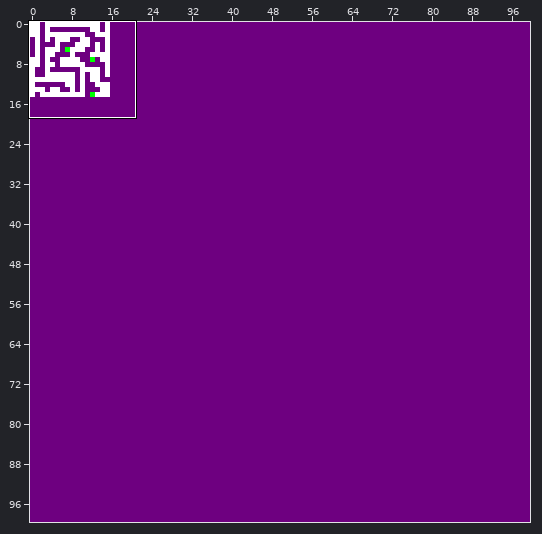
Tiled map -- raw-assets/tilemaps/main.tmx. The first picture is a wide view before the edit; the outline marks the close-up.
Close-up. First the earlier version:
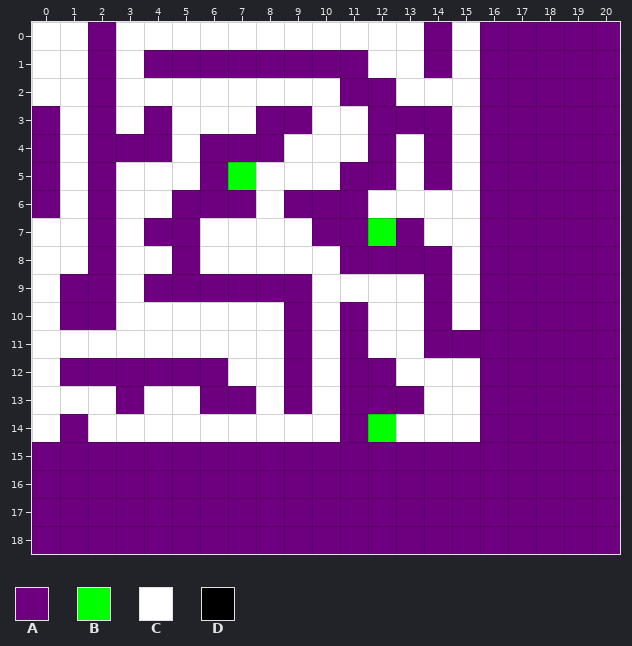
Cells are 32x32 px. Shown: x 0..20, y 0..18. The commit also changed other parts of the map, which this record leaves out.
Key: from "collision": A 1; from "switches": B 1; from "terrain": C 0, D 1.
_ is an empty cell, # one hidden under a higher layer.
Layer "terrain" before, first column x 0:
 0 CCDCCCCCCCCCCCD#DDDDD
 1 CCDCDDDDDDDDCCDCDDDDD
 2 CCDCCCCCCCCDDCCCDDDDD
 3 DCD_DCCCDDCCDDDCDDDDD
 4 DCDDDCDDDCCCDCDCDDDDD
 5 DCDCCCD#CCCDDCDCDDDDD
 6 DCDCCDDDCDDDCCCCDDDDD
 7 CCDCDDCCCCDD#DCCDDDDD
 8 CCDCCDCCCCCDDDDCDDDDD
 9 CDDCDDDDDDCCCCDCDDDDD
10 CDDCCCCCCDCDCCDCDDDDD
11 CCCCCCCCCDCDCCDDDDDDD
12 CDDDDDDCCDCDDCCCDDDDD
13 CCCDCCDDCDCDDDCCDDDDD
14 CDCCCCCCCCCD#CCCDDDDD
15 DDDDDDDDDDDDDDDDDDDDD
16 DDDDDDDDDDDDDDDDDDDDD
17 DDDDDDDDDDDDDDDDDDDDD
18 DDDDDDDDDDDDDDDDDDDDD
Layer "collision" before, first column x 0:
 0 __A___________A_AAAAA
 1 __A_AAAAAAAA__A_AAAAA
 2 __A________AA___AAAAA
 3 A_A_A___AA__AAA_AAAAA
 4 A_AAA_AAA___A_A_AAAAA
 5 A_A___A____AA_A_AAAAA
 6 A_A__AAA_AAA____AAAAA
 7 __A_AA____AA_A__AAAAA
 8 __A__A_____AAAA_AAAAA
 9 _AA_AAAAAA____A_AAAAA
10 _AA______A_A__A_AAAAA
11 _________A_A__AAAAAAA
12 _AAAAAA__A_AA___AAAAA
13 ___A__AA_A_AAA__AAAAA
14 _A_________A____AAAAA
15 AAAAAAAAAAAAAAAAAAAAA
16 AAAAAAAAAAAAAAAAAAAAA
17 AAAAAAAAAAAAAAAAAAAAA
18 AAAAAAAAAAAAAAAAAAAAA
Now the later version:
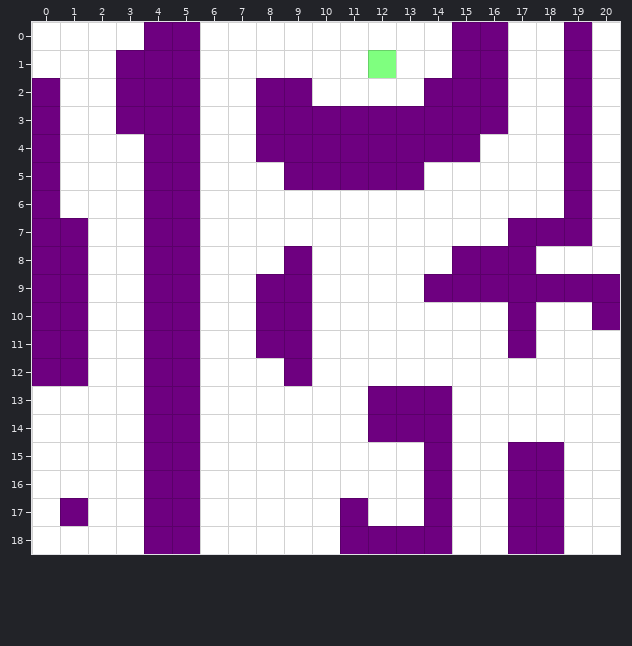
See-through tiles are keyed as they look on the map.
Diff:
layer "switches" opacity 100% -> 50%
Layer "terrain":
y 0: x 2 D -> C; x 4..5 CC -> DD; x 14..15 D# -> CD; x 17..18 DD -> CC; x 20 D -> C
y 1: x 2..3 DC -> CD; x 6..11 DDDDDD -> CCCCCC; x 14..15 DC -> CD; x 17..18 DD -> CC; x 20 D -> C
y 2: x 0 C -> D; x 2..5 DCCC -> CDDD; x 8..9 CC -> DD; x 11..12 DD -> CC; x 14..15 CC -> DD; x 17..18 DD -> CC; x 20 D -> C
y 3: x 2..3 D_ -> CD; x 5 C -> D; x 10..11 CC -> DD; x 15 C -> D; x 17..18 DD -> CC; x 20 D -> C
y 4: x 2..3 DD -> CC; x 5..7 CDD -> DCC; x 9..11 CCC -> DDD; x 13 C -> D; x 15..18 CDDD -> DCCC; x 20 D -> C
y 5: x 2 D -> C; x 4..6 CCD -> DDC; x 9..10 CC -> DD; x 13..14 CD -> DC; x 16..18 DDD -> CCC; x 20 D -> C
y 6: x 2 D -> C; x 4 C -> D; x 6..7 DD -> CC; x 9..11 DDD -> CCC; x 16..18 DDD -> CCC; x 20 D -> C
y 7: x 0..2 CCD -> DDC; x 10..11 DD -> CC; x 13 D -> C; x 16 D -> C; x 20 D -> C
y 8: x 0..2 CCD -> DDC; x 4 C -> D; x 9 C -> D; x 11..15 DDDDC -> CCCCD; x 18..20 DDD -> CCC
y 9: x 0 C -> D; x 2 D -> C; x 6..7 DD -> CC; x 15 C -> D
y 10: x 0 C -> D; x 2 D -> C; x 4..5 CC -> DD; x 8 C -> D; x 11 D -> C; x 14 D -> C; x 16 D -> C; x 18..19 DD -> CC
y 11: x 0..1 CC -> DD; x 4..5 CC -> DD; x 8 C -> D; x 11 D -> C; x 14..16 DDD -> CCC; x 18..20 DDD -> CCC
y 12: x 0 C -> D; x 2..3 DD -> CC; x 6 D -> C; x 11..12 DD -> CC; x 16..20 DDDDD -> CCCCC
y 13: x 3..7 DCCDD -> CDDCC; x 9 D -> C; x 11 D -> C; x 14 C -> D; x 16..20 DDDDD -> CCCCC
y 14: x 1 D -> C; x 4..5 CC -> DD; x 11..14 D#CC -> CDDD; x 16..20 DDDDD -> CCCCC
y 15..16: x 0..3 DDDD -> CCCC; x 6..13 DDDDDDDD -> CCCCCCCC; x 15..16 DD -> CC; x 19..20 DD -> CC
y 17: x 0 D -> C; x 2..3 DD -> CC; x 6..10 DDDDD -> CCCCC; x 12..13 DD -> CC; x 15..16 DD -> CC; x 19..20 DD -> CC
y 18: x 0..3 DDDD -> CCCC; x 6..10 DDDDD -> CCCCC; x 15..16 DD -> CC; x 19..20 DD -> CC
Layer "collision":
y 0: x 2 A -> _; x 4..5 __ -> AA; x 14..15 A_ -> _A; x 17..18 AA -> __; x 20 A -> _
y 1: x 2..3 A_ -> _A; x 6..11 AAAAAA -> ______; x 14..15 A_ -> _A; x 17..18 AA -> __; x 20 A -> _
y 2: x 0 _ -> A; x 2..5 A___ -> _AAA; x 8..9 __ -> AA; x 11..12 AA -> __; x 14..15 __ -> AA; x 17..18 AA -> __; x 20 A -> _
y 3: x 2..3 A_ -> _A; x 5 _ -> A; x 10..11 __ -> AA; x 15 _ -> A; x 17..18 AA -> __; x 20 A -> _
y 4: x 2..3 AA -> __; x 5..7 _AA -> A__; x 9..11 ___ -> AAA; x 13 _ -> A; x 15..18 _AAA -> A___; x 20 A -> _
y 5: x 2 A -> _; x 4..6 __A -> AA_; x 9..10 __ -> AA; x 13..14 _A -> A_; x 16..18 AAA -> ___; x 20 A -> _
y 6: x 2 A -> _; x 4 _ -> A; x 6..7 AA -> __; x 9..11 AAA -> ___; x 16..18 AAA -> ___; x 20 A -> _
y 7: x 0..2 __A -> AA_; x 10..11 AA -> __; x 13 A -> _; x 16 A -> _; x 20 A -> _
y 8: x 0..2 __A -> AA_; x 4 _ -> A; x 9 _ -> A; x 11..15 AAAA_ -> ____A; x 18..20 AAA -> ___
y 9: x 0 _ -> A; x 2 A -> _; x 6..7 AA -> __; x 15 _ -> A
y 10: x 0 _ -> A; x 2 A -> _; x 4..5 __ -> AA; x 8 _ -> A; x 11 A -> _; x 14 A -> _; x 16 A -> _; x 18..19 AA -> __
y 11: x 0..1 __ -> AA; x 4..5 __ -> AA; x 8 _ -> A; x 11 A -> _; x 14..16 AAA -> ___; x 18..20 AAA -> ___
y 12: x 0 _ -> A; x 2..3 AA -> __; x 6 A -> _; x 11..12 AA -> __; x 16..20 AAAAA -> _____
y 13: x 3..7 A__AA -> _AA__; x 9 A -> _; x 11 A -> _; x 14 _ -> A; x 16..20 AAAAA -> _____
y 14: x 1 A -> _; x 4..5 __ -> AA; x 11..14 A___ -> _AAA; x 16..20 AAAAA -> _____
y 15..16: x 0..3 AAAA -> ____; x 6..13 AAAAAAAA -> ________; x 15..16 AA -> __; x 19..20 AA -> __
y 17: x 0 A -> _; x 2..3 AA -> __; x 6..10 AAAAA -> _____; x 12..13 AA -> __; x 15..16 AA -> __; x 19..20 AA -> __
y 18: x 0..3 AAAA -> ____; x 6..10 AAAAA -> _____; x 15..16 AA -> __; x 19..20 AA -> __
Layer "switches":
y 0: x 15 C -> _
y 1: x 12 _ -> B
y 3: x 3 C -> _
y 5: x 7 B -> _
y 7: x 12 B -> _
y 14: x 12 B -> _
